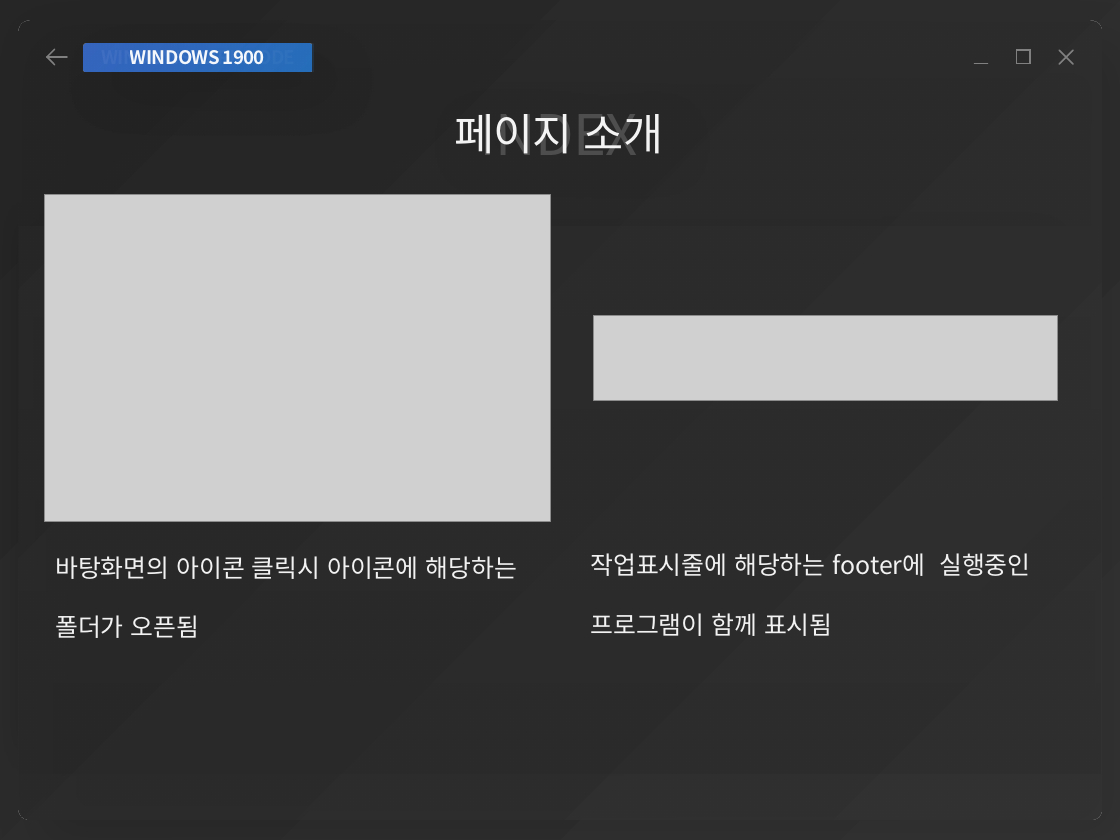
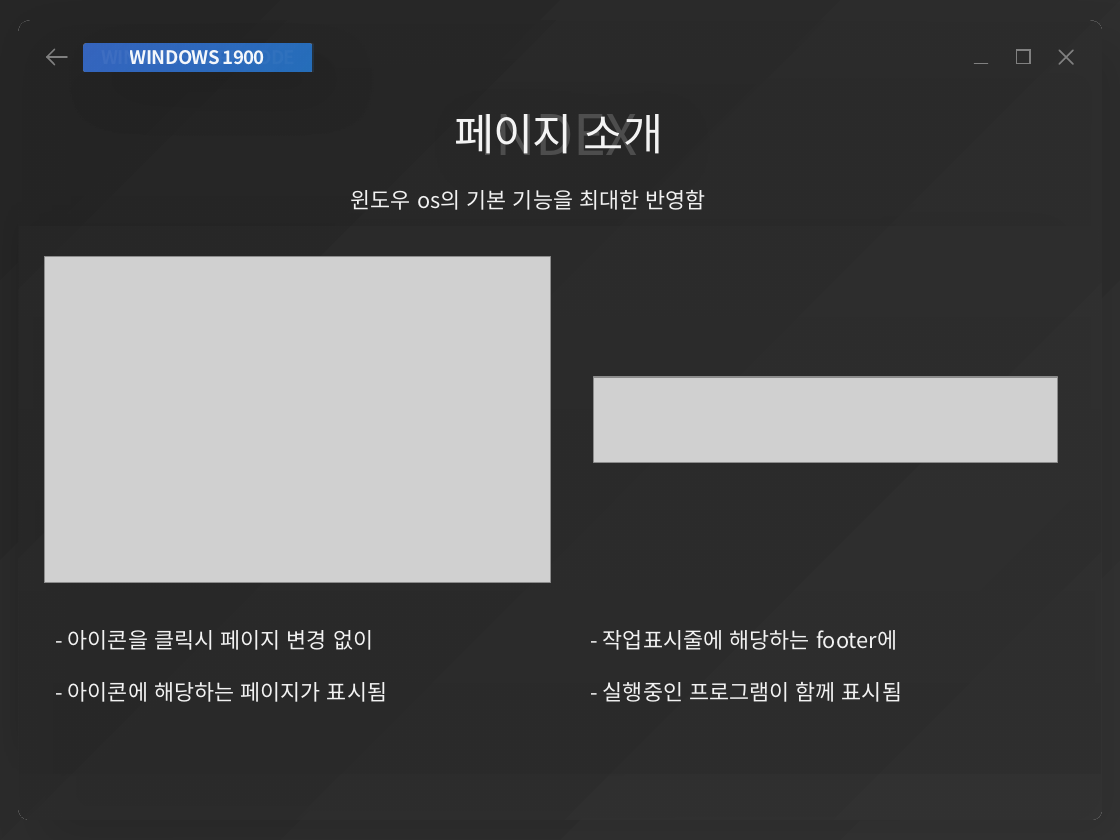
Before and after one commit to yonggyu01/windowProject, a slide deck: slide 11 of 김용규 개인포폴.pptx. Drawn at 1120x840 pixels with LibreOffice and Linux fonts; fonts in the diff are those of the drawing; grey boxes stand for pictures; background and template pictures are left out. Boxes give left, top, right and bottom in pixels: in the first picture for what was removed or moved away, otherwise in the second. Text is boxed around its words. In the diff, an @@ line names an element or a change of style, - is before the commit and + after.

```diff
--- a/김용규 개인포폴.pptx
+++ b/김용규 개인포폴.pptx
@@ text added at <box>351,190,706,210</box>, 14 pt, text #F2F2F2 @@
+윈도우 os의 기본 기능을 최대한 반영함
@@ picture: place and size @@
-picture at <box>45,195,551,522</box>
+picture at <box>45,256,551,584</box>
@@ picture: place and size @@
-picture at <box>594,316,1058,401</box>
+picture at <box>594,377,1058,463</box>
@@ text at <box>68,630,387,702</box>: text changed; size 16 to 14 pt @@
-바탕화면의 아이콘 클릭시 아이콘에 해당하는
-폴더가 오픈됨
+- 아이콘을 클릭시 페이지 변경 없이
+- 아이콘에 해당하는 페이지가 표시됨
@@ text at <box>603,630,902,702</box>: text changed; size 16 to 14 pt @@
-작업표시줄에 해당하는 footer에 실행중인
-프로그램이 함께 표시됨
+- 작업표시줄에 해당하는 footer에
+- 실행중인 프로그램이 함께 표시됨
```
Also in this commit, not shown: 17 other slides changed, 4 other files.
